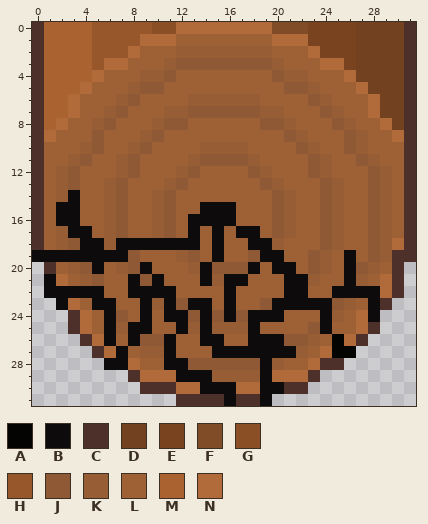
Pixel-art sprite, stored at Assets/Animations/Logs/log_front3.png. This is how it looked before the edit.
The file is 32x32 pixels.
Palette (. is transparent): A #040403  B #0d0b0b  C #4e302a  D #714120  E #78431e  F #804c28  G #8b4f25  H #97572a  J #8e5934  K #975d35  L #9e6035  M #aa6230  N #b16b3b
After the commit:
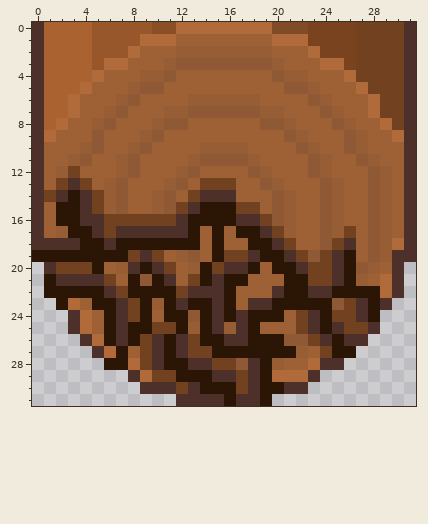
The author wrote: Added drift to the bobber depending on the knots_speed and updated the log cracked images to make them more 3D
The edit:
{"colour":"B","old":"#0d0b0b","new":"#2b1505"}
{"y":12,"x":3,"old":"J","new":"D"}
{"y":13,"x":2,"old":"KJL","new":"DCD"}
{"y":13,"x":14,"old":"LLL","new":"DDD"}
{"y":14,"x":1,"old":"LK","new":"DC"}
{"y":14,"x":4,"old":"LL","new":"CD"}
{"y":14,"x":13,"old":"LLLL","new":"DCCC"}
{"y":15,"x":4,"old":"LL","new":"CD"}
{"y":15,"x":12,"old":"LL","new":"DC"}
{"y":15,"x":17,"old":"LL","new":"DD"}
{"y":16,"x":4,"old":"LLKJLLKJL","new":"CCDDDDDDC"}
{"y":16,"x":17,"old":"LLL","new":"CCD"}
{"y":17,"x":5,"old":"LKJLLKJL","new":"CDCCCCCC"}
{"y":17,"x":19,"old":"LJ","new":"CD"}
{"y":17,"x":26,"old":"L","new":"D"}
{"y":18,"x":1,"old":"LKJ","new":"CCC"}
{"y":18,"x":6,"old":"K","new":"C"}
{"y":18,"x":20,"old":"KL","new":"CD"}
{"y":18,"x":25,"old":"KL","new":"DC"}
{"y":19,"x":8,"old":"JLL","new":"DCD"}
{"y":19,"x":16,"old":"LLJ","new":"DDC"}
{"y":19,"x":21,"old":"LL","new":"CD"}
{"y":19,"x":24,"old":"KL","new":"DC"}
{"y":20,"x":2,"old":"LKJ","new":"DDD"}
{"y":20,"x":8,"old":"J","new":"C"}
{"y":20,"x":10,"old":"LL","new":"CD"}
{"y":20,"x":15,"old":"JJJ","new":"DCC"}
{"y":20,"x":22,"old":"LJKL","new":"CDDC"}
{"y":21,"x":2,"old":"NLKJL","new":"CCCCD"}
{"y":21,"x":11,"old":"L","new":"C"}
{"y":21,"x":13,"old":"L","new":"D"}
{"y":21,"x":15,"old":"K","new":"C"}
{"y":21,"x":23,"old":"KLL","new":"DDC"}
{"y":22,"x":6,"old":"LL","new":"CD"}
{"y":22,"x":12,"old":"LLLL","new":"DCCC"}
{"y":22,"x":20,"old":"L","new":"C"}
{"y":22,"x":23,"old":"LL","new":"CC"}
{"y":23,"x":7,"old":"LL","new":"CD"}
{"y":23,"x":12,"old":"J","new":"C"}
{"y":23,"x":15,"old":"L","new":"C"}
{"y":23,"x":18,"old":"LJ","new":"CC"}
{"y":23,"x":26,"old":"KL","new":"DC"}
{"y":24,"x":7,"old":"JL","new":"CD"}
{"y":24,"x":15,"old":"J","new":"C"}
{"y":24,"x":17,"old":"J","new":"C"}
{"y":24,"x":22,"old":"LL","new":"DC"}
{"y":24,"x":25,"old":"KLN","new":"DDC"}
{"y":25,"x":7,"old":"K","new":"C"}
{"y":25,"x":10,"old":"LL","new":"DD"}
{"y":25,"x":15,"old":"K","new":"C"}
{"y":25,"x":17,"old":"K","new":"C"}
{"y":25,"x":22,"old":"LJ","new":"DC"}
{"y":25,"x":25,"old":"LLN","new":"CDD"}
{"y":26,"x":7,"old":"L","new":"C"}
{"y":26,"x":9,"old":"JJ","new":"DC"}
{"y":26,"x":12,"old":"LL","new":"CD"}
{"y":26,"x":16,"old":"LL","new":"CC"}
{"y":26,"x":23,"old":"KLAN","new":"DCBC"}
{"y":27,"x":9,"old":"KK","new":"DC"}
{"y":27,"x":12,"old":"LLL","new":"CDD"}
{"y":27,"x":24,"old":"NAA","new":"DBB"}
{"y":28,"x":9,"old":"LL","new":"DC"}
{"y":28,"x":13,"old":"JJJJ","new":"CCDD"}
{"y":28,"x":18,"old":"J","new":"C"}
{"y":29,"x":10,"old":"NN","new":"DD"}
{"y":29,"x":15,"old":"KKKK","new":"CCDC"}
{"y":30,"x":12,"old":"NN","new":"DC"}
{"y":30,"x":17,"old":"NN","new":"DC"}
